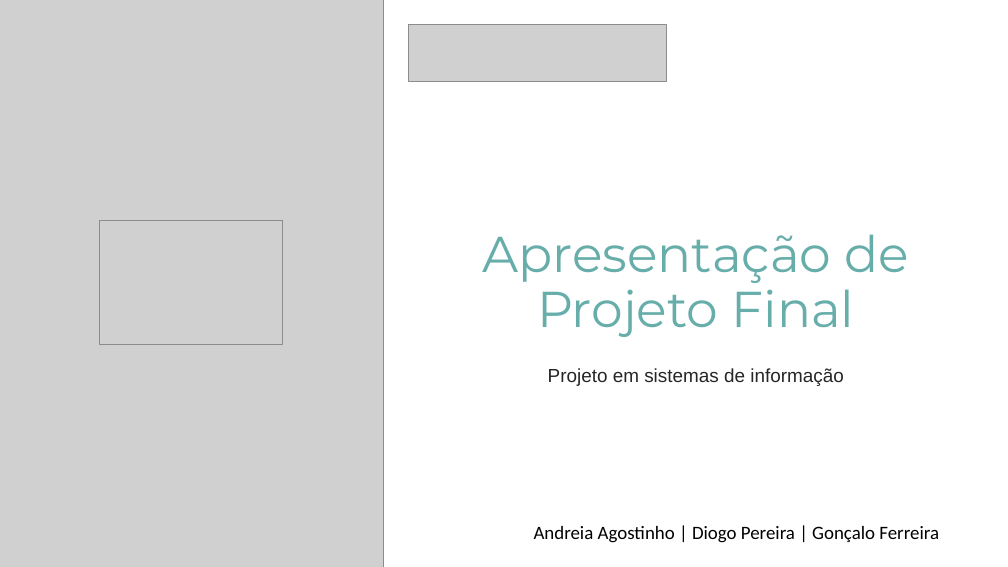
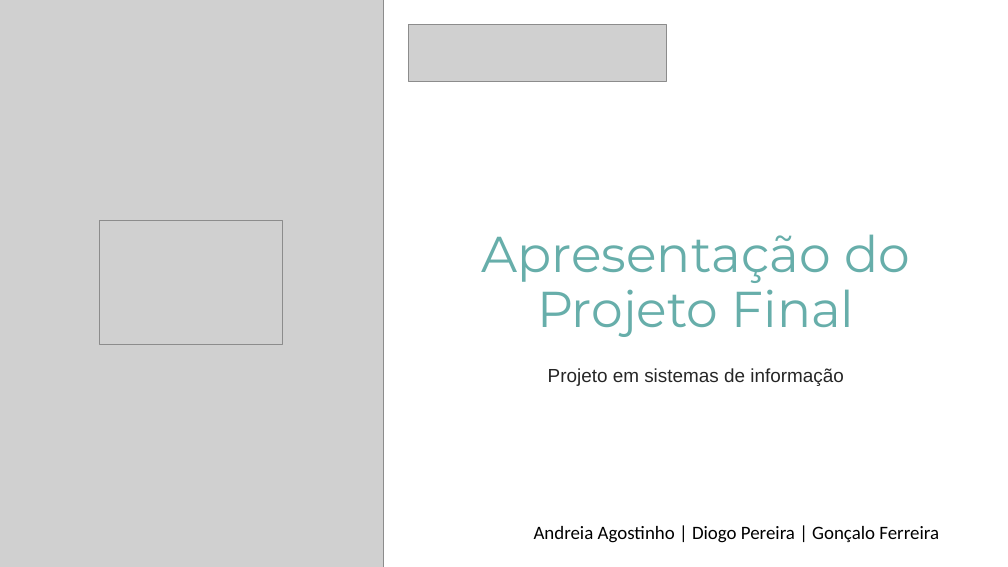
Before and after one commit to DiogoRCP/PSI_PROJETO_ADG, a slide deck: slide 1 of doc/PSI-Apresentação de Projeto Final 2.pptx. Drawn at 1008x567 pixels with LibreOffice and Linux fonts; fonts in the diff are those of the drawing; grey boxes stand for pictures. Boxes give left, top, right and bottom in pixels: in the first picture for what was removed or moved away, otherwise in the second. Text is boxed around its words. In the diff, an @@ line names an element or a change of style, - is before the commit and + after.

```diff
--- a/doc/PSI-Apresentação de Projeto Final 2.pptx
+++ b/doc/PSI-Apresentação de Projeto Final 2.pptx
@@ title at <box>482,234,910,337</box>: text changed @@
-Apresentação de Projeto Final
+Apresentação do Projeto Final
```
Also in this commit, not shown: 3 other slides changed.
